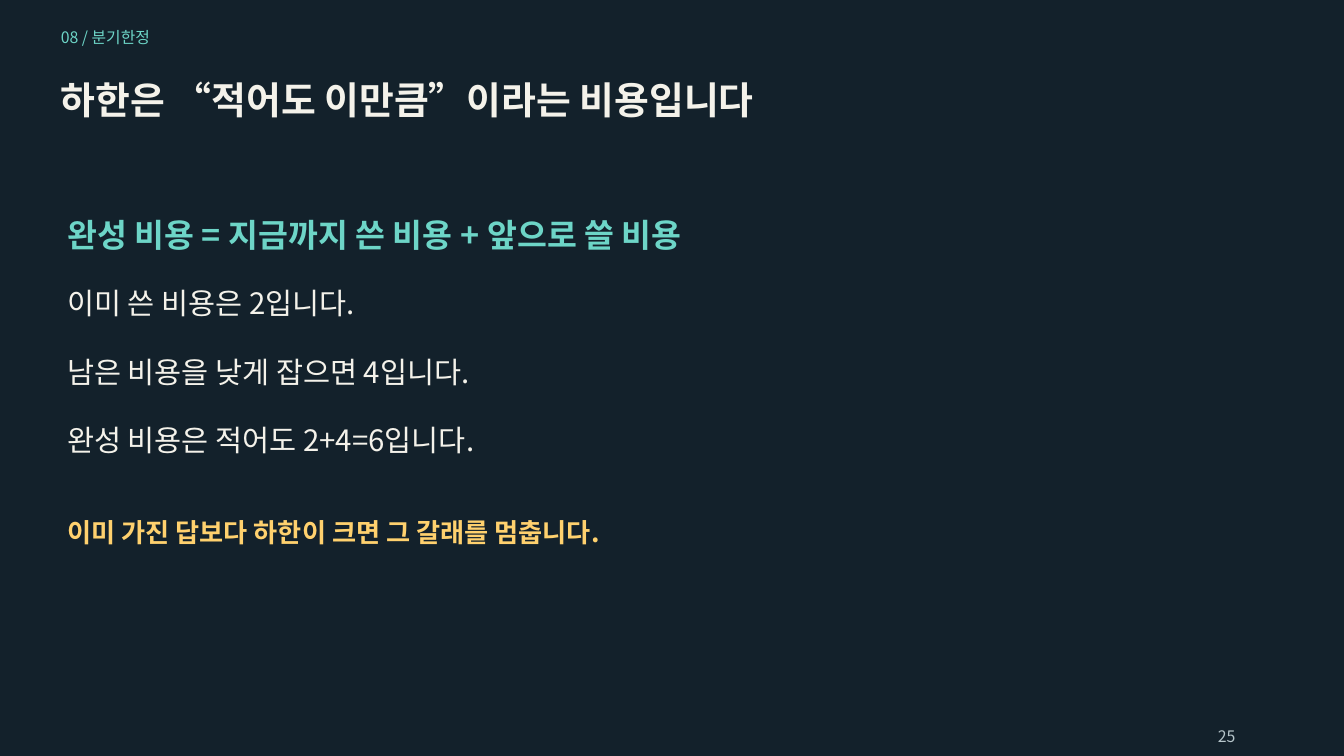
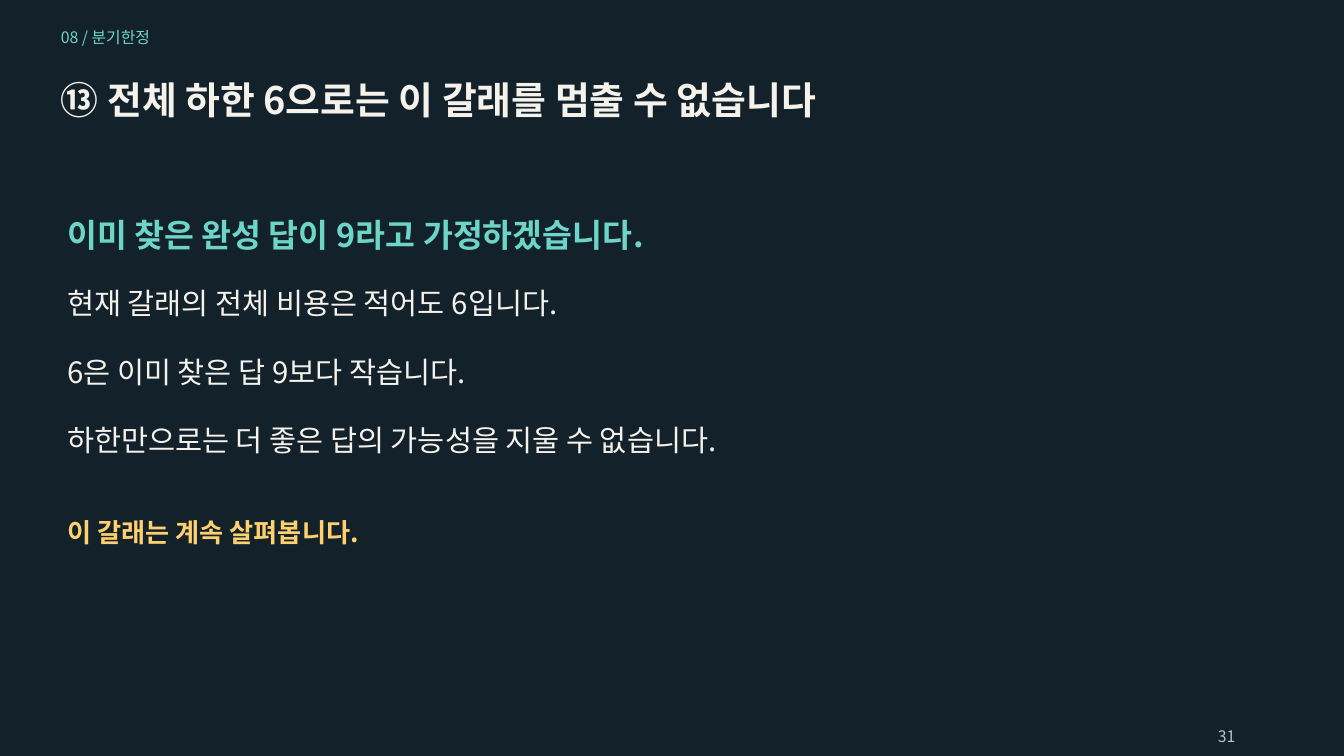
Before and after one commit to Sangdon-Park/Sangdon-Park.github.io, a slide deck: slide 31 of data/알고리즘/8장_분기한정_기법.pptx (slide 25 before the commit). Drawn at 1344x756 pixels with LibreOffice and Linux fonts; fonts in the diff are those of the drawing. Boxes give left, top, right and bottom in pixels: in the first picture for what was removed or moved away, otherwise in the second. Text is boxed around its words. In the diff, an @@ line names an element or a change of style, - is before the commit and + after.

```diff
--- a/data/알고리즘/8장_분기한정_기법.pptx
+++ b/data/알고리즘/8장_분기한정_기법.pptx
@@ text at [61,82,816,118]: text changed @@
-하한은 “적어도 이만큼”이라는 비용입니다
+⑬ 전체 하한 6으로는 이 갈래를 멈출 수 없습니다
@@ text at [67,219,644,250]: text changed @@
-완성 비용 = 지금까지 쓴 비용 + 앞으로 쓸 비용
+이미 찾은 완성 답이 9라고 가정하겠습니다.
@@ text at [67,289,558,317]: text changed @@
-이미 쓴 비용은 2입니다.
+현재 갈래의 전체 비용은 적어도 6입니다.
@@ text at [67,358,465,386]: text changed @@
-남은 비용을 낮게 잡으면 4입니다.
+6은 이미 찾은 답 9보다 작습니다.
@@ text at [67,426,717,454]: text changed @@
-완성 비용은 적어도 2+4=6입니다.
+하한만으로는 더 좋은 답의 가능성을 지울 수 없습니다.
@@ text at [67,520,359,545]: text changed @@
-이미 가진 답보다 하한이 크면 그 갈래를 멈춥니다.
+이 갈래는 계속 살펴봅니다.
@@ text at [1218,730,1236,742]: text changed @@
-25
+31
```
Also in this commit, not shown: 53 other slides changed, 12 slides added, 3 slides removed, 4 other files.
